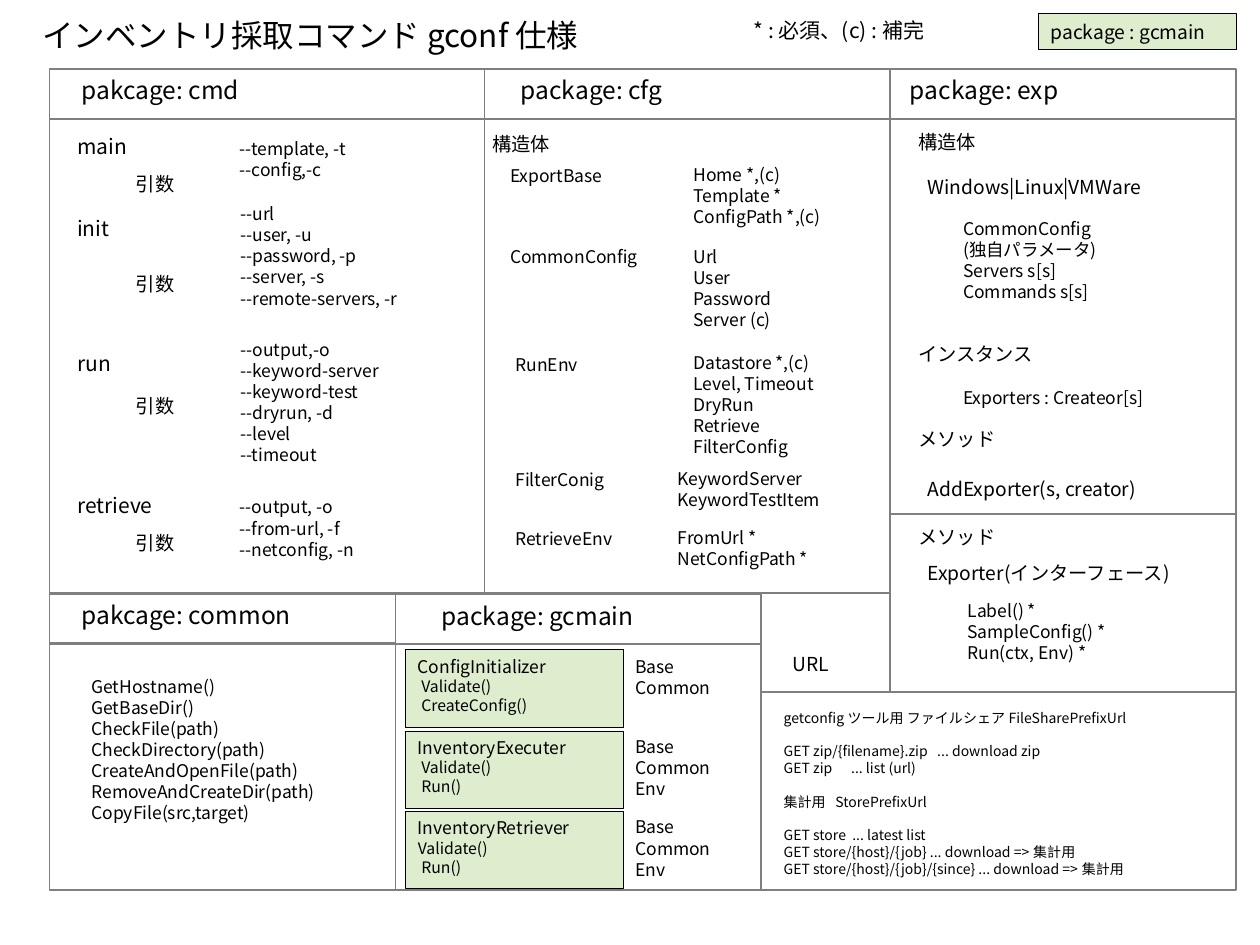
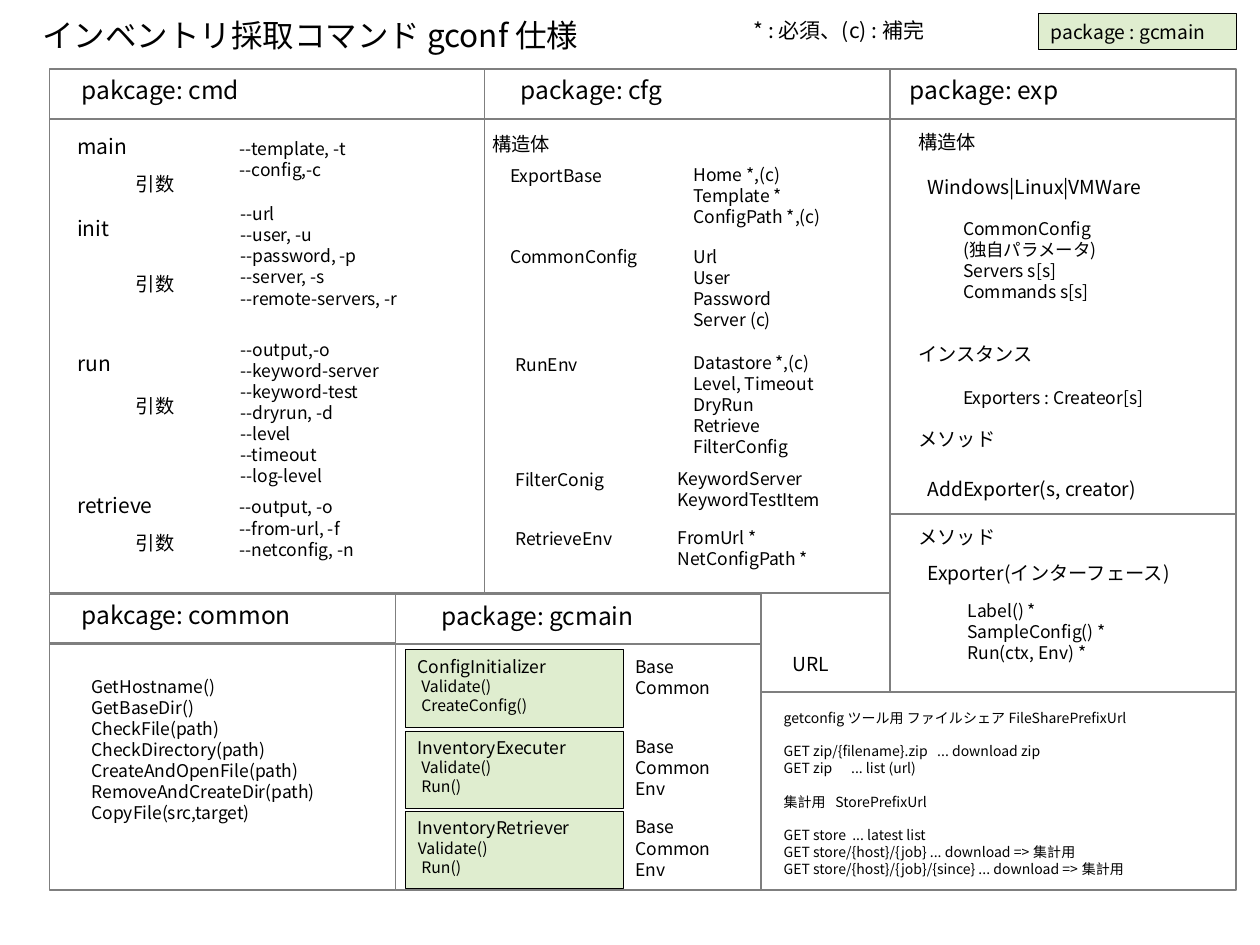
Before and after one commit to getperf/getperf2, a slide deck: slide 1 of docs/spec/gconf.pptx. Drawn at 1260x945 pixels with LibreOffice and Linux fonts; fonts in the diff are those of the drawing. Boxes give left, top, right and bottom in pixels: in the first picture for what was removed or moved away, otherwise in the second. Text is boxed around its words. In the diff, an @@ line names an element or a change of style, - is before the commit and + after.

```diff
--- a/docs/spec/gconf.pptx
+++ b/docs/spec/gconf.pptx
@@ text at box(240, 468, 322, 487): paragraph added @@
+--log-level
```
Also in this commit, not shown: 1 other file.
